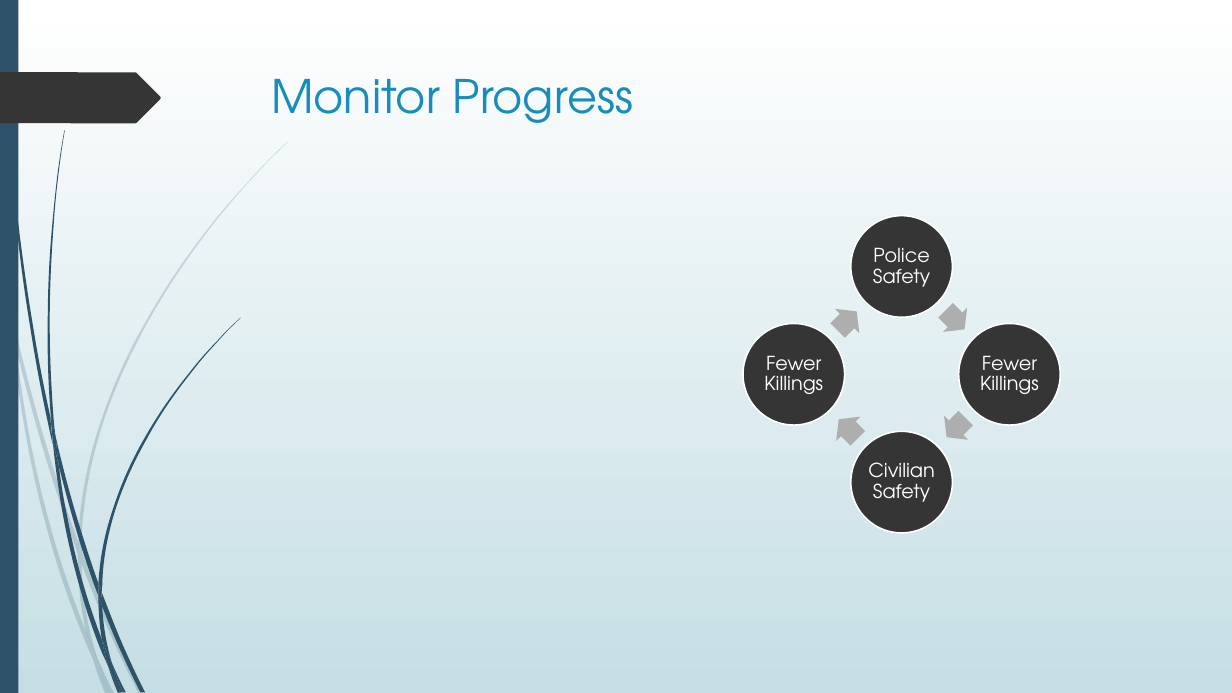
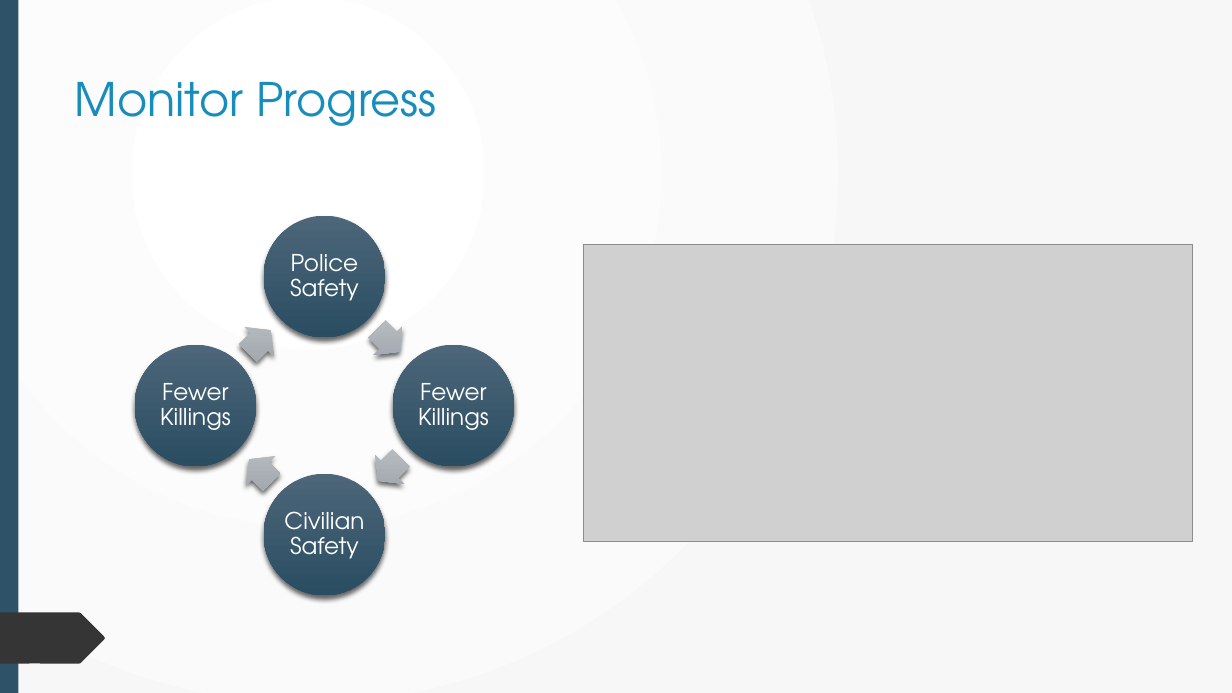
Before and after one commit to dr-natetorious/TIM-7101-Statistics, a slide deck: slide 14 of Section_3_Mgmt_Informed/Week8_Presentation/BachmeierNTIM7101-8.pptx (slide 15 before the commit). Drawn at 1232x693 pixels with LibreOffice and Linux fonts; fonts in the diff are those of the drawing; grey boxes stand for pictures. Boxes give left, top, right and bottom in pixels: in the first picture for what was removed or moved away, otherwise in the second. Text is boxed around its words. In the diff, an @@ line names an element or a change of style, - is before the commit and + after.

```diff
--- a/Section_3_Mgmt_Informed/Week8_Presentation/BachmeierNTIM7101-8.pptx
+++ b/Section_3_Mgmt_Informed/Week8_Presentation/BachmeierNTIM7101-8.pptx
@@ background gradient #FFFFFF to #C5DEE5 to gradient #FFFFFF to #F8F8F8 @@
@@ rectangle removed at [0,0,18,693] @@
@@ rectangle added at [0,0,1232,693], fill gradient #FFFFFF to #F8F8F8 @@
@@ rectangle added at [0,0,18,693], fill #2E5369 @@
@@ title "Monitor Progress": place and size @@
-title "Monitor Progress" at [271,79,633,123]
+title "Monitor Progress" at [75,82,436,126]
@@ text "Police Safety": place and size @@
-text "Police Safety" at [873,247,930,287]
+text "Police Safety" at [290,254,359,301]
@@ picture added at [583,245,1193,542] @@
@@ group added at [135,215,515,596]: 4 ellipses, 4 right arrows @@
@@ group removed at [743,215,1061,533]: 4 ellipses, 4 right arrows @@
@@ size 15 to 18 pt; more space between paragraphs in 4 elements at [290,254,359,301], [418,383,489,430], [284,511,364,559], [160,383,231,430] @@
@@ text "Fewer Killings": place and size @@
-text "Fewer Killings" at [764,355,823,394]
+text "Fewer Killings" at [160,383,231,430]
@@ text "Fewer Killings": place and size @@
-text "Fewer Killings" at [980,355,1039,394]
+text "Fewer Killings" at [418,383,489,430]
@@ text "Civilian Safety": place and size @@
-text "Civilian Safety" at [868,462,935,502]
+text "Civilian Safety" at [284,511,364,559]
@@ freeform shape added at [0,613,105,664], fill #353535 @@
```
Also in this commit, not shown: 3 other slides changed, 1 slide removed.
